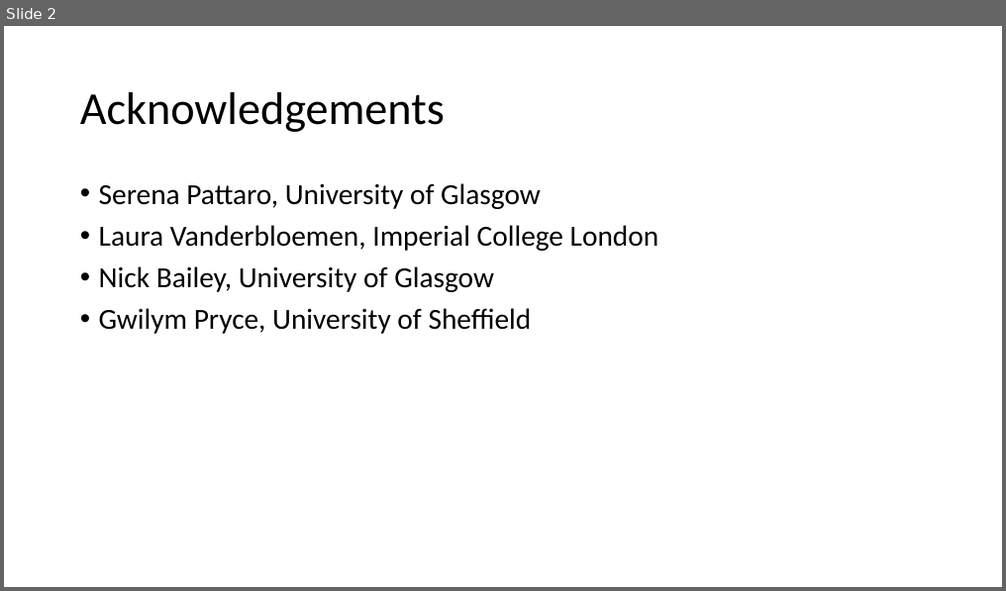
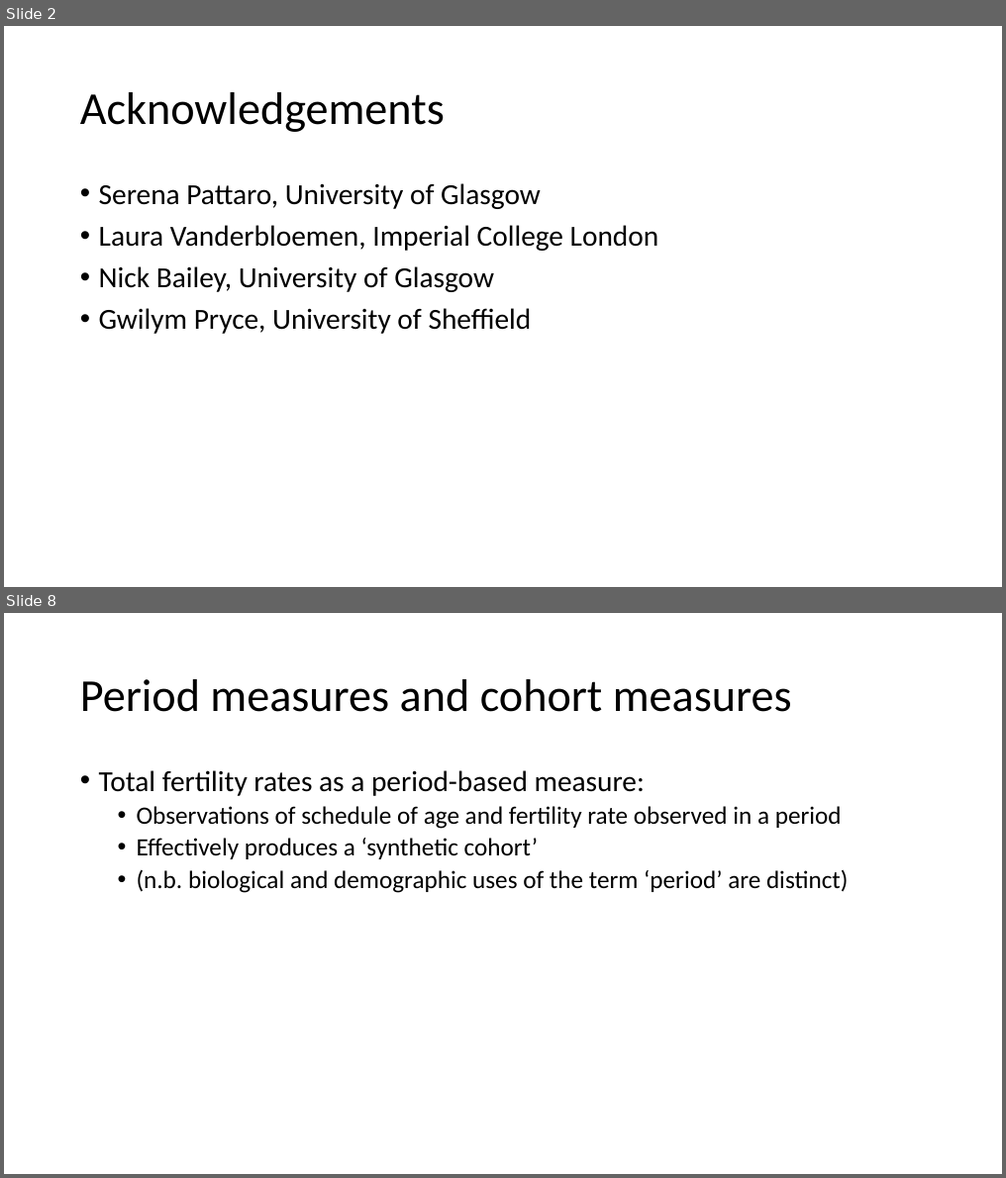
Before and after one commit to JonMinton/comparative_fertility, a slide deck: presentation/comparative_fertility_presentation.pptx. Shown one above the other, each under a label of ours: slide 2 before the commit, slides 2 and 8 after it; the slides between them are not shown. The pictures are 1006x591 and 1006x1178 pixels, drawn with LibreOffice and Linux fonts; fonts in the diff are those of the drawing. Boxes give left, top, right and bottom in pixels: in the first picture for what was removed or moved away, otherwise in the second. Text is boxed around its words. In the diff, an @@ line names an element or a change of style, - is before the commit and + after.

Commit message:
create simple age schedule plot; produce presentation

```diff
--- a/presentation/comparative_fertility_presentation.pptx
+++ b/presentation/comparative_fertility_presentation.pptx
@@ slide 8 added at <box>4,613,1002,1174</box>, background #FFFFFF @@
@@ title added at <box>80,679,792,712</box>, 44 pt, text #000000 @@
+Period measures and cohort measures
@@ text added at <box>99,770,848,893</box>, 24 pt, text #000000 @@
+• Total fertility rates as a period-based measure:
+  • Observations of schedule of age and fertility rate observed in a period
+  • Effectively produces a ‘synthetic cohort’
+  • (n.b. biological and demographic uses of the term ‘period’ are distinct)
```
Also in this commit, not shown: 3 slides changed, 22 other slides added, 2 other files.
